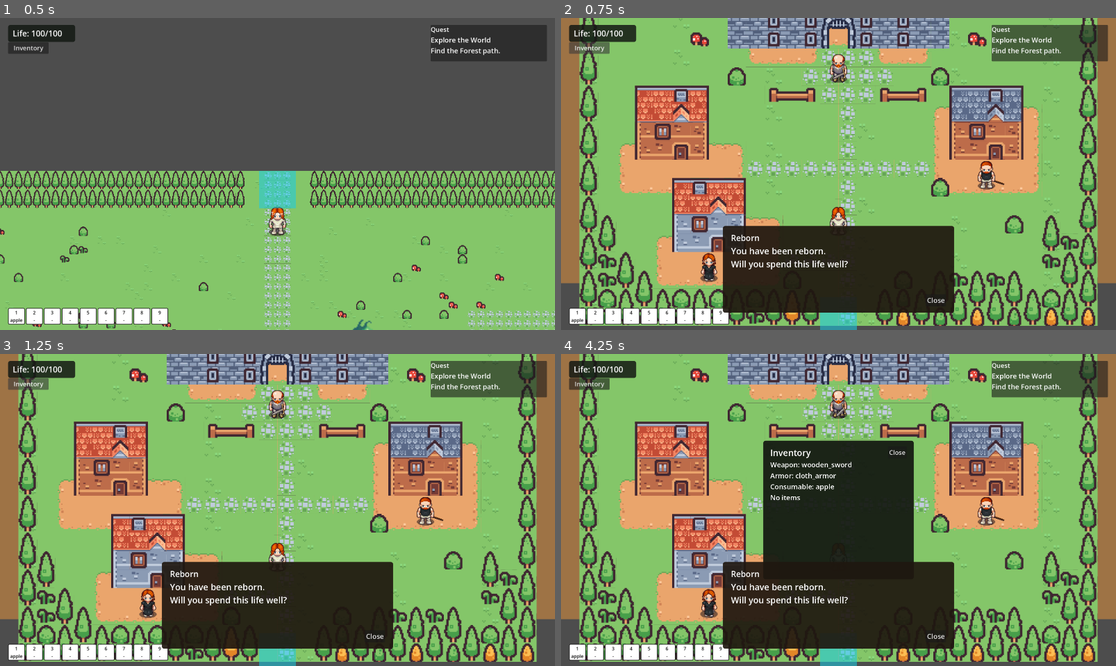
Above: before the commit, frames 1-4 (two rows, left to right).
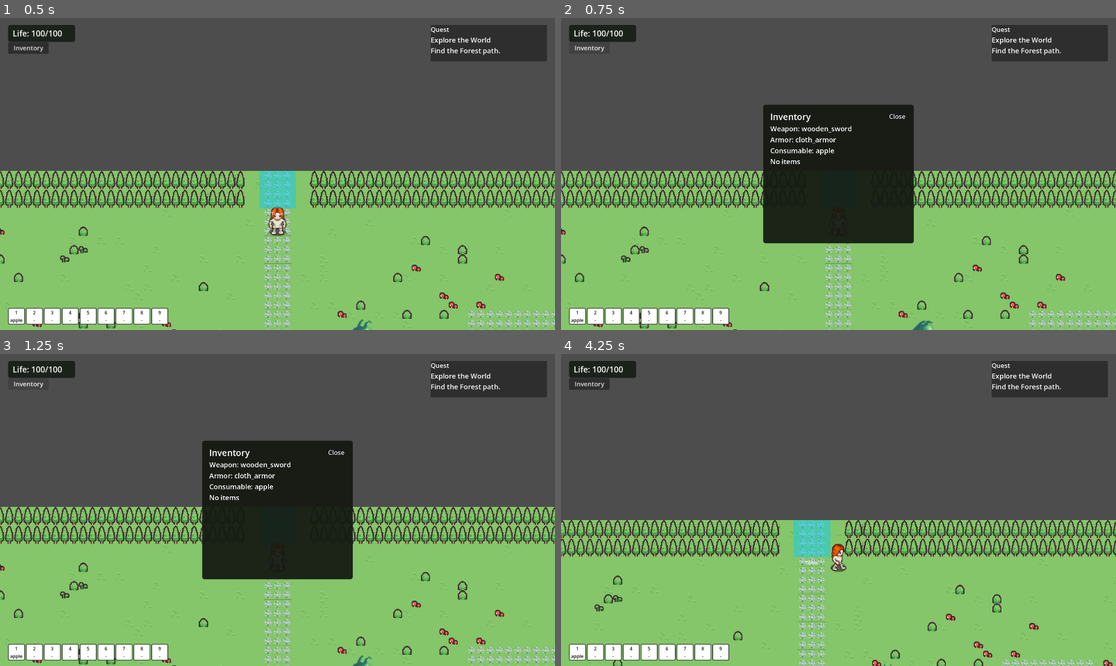
Above: after the commit, the same moments.

Repository: rajahafify/life-well-spent
Game: Godot game, scene res://scenes/field.tscn
Two runs of this game, one before a commit and one after it. Both use one fixed random seed, a clock stepped at 60 frames per second and the inputs below. This scene is started directly instead of the project's main scene.
Inputs (mouse positions are in pixels of both pictures, inside the frame that each line leads up to):
- Up to frame 1 (0.5 s): no input
- Up to frame 2 (0.75 s): click "Inventory" at 0.5 s
- Up to frame 3 (1.25 s): no input
- Up to frame 4 (4.25 s): click "Inventory" at 1.25 s; click "Inventory" at 2 s; click "Inventory" at 2.75 s; tap Enter at 3.5 s; move the mouse to (960, 494) at 3.52 s; tap I at 3.6 s; click (960, 494) at 3.67 s

Frame 1 is identical in both runs. In frame 2, 83% of the frame differs, in the area x 0-100%, y 0-100%; in frame 3, 83%; in frame 4, 85%.

Commit message:
Block HUD clicks from movement
Specs: tests/specs/shared_hud_view_test.gd tests/specs/field_scene_test.gd tests/specs/town_scene_dialog_test.gd

Diff:
--- a/scripts/controllers/field.gd
+++ b/scripts/controllers/field.gd
@@ -165,7 +165,7 @@
 func _physics_process(delta: float) -> void:
 	_update_camera()
 	if Input.is_mouse_button_pressed(MOUSE_BUTTON_LEFT):
-		follow_held_mouse(get_global_mouse_position())
+		follow_held_mouse(get_global_mouse_position(), get_viewport().get_mouse_position())
 	if _pending_npc != null and _pending_npc.is_player_in_talk_range(_player.global_position):
 		var npc := _pending_npc
 		_pending_npc = null
@@ -181,6 +181,8 @@
 
 func _unhandled_input(event: InputEvent) -> void:
 	if event is InputEventMouseButton and event.pressed and event.button_index == MOUSE_BUTTON_LEFT:
+		if _hud_blocks_world_mouse(event.position):
+			return
 		stop_auto_attack()
 		move_player_to(get_global_mouse_position())
 
@@ -246,7 +248,10 @@
 	return true
 
 
-func follow_held_mouse(target: Vector2) -> bool:
+func follow_held_mouse(target: Vector2, screen_position: Vector2 = Vector2.INF) -> bool:
+	var pointer_position := target if screen_position == Vector2.INF else screen_position
+	if _hud_blocks_world_mouse(pointer_position):
+		return false
 	return move_player_to(target)
 
 
@@ -661,6 +666,10 @@
 		_hud.show_quest("Explore the World", QuestSystem.current_main_objective_text(), QuestSystem.current_main_checkpoint_text())
 
 
+func _hud_blocks_world_mouse(screen_position: Vector2) -> bool:
+	return _hud != null and _hud.has_method("blocks_world_mouse_at") and _hud.blocks_world_mouse_at(screen_position)
+
+
 func _reach_forest_guard_checkpoint() -> void:
 	if QuestSystem.has_certification("swordsman_certification"):
 		return
--- a/scripts/controllers/town_scene_controller.gd
+++ b/scripts/controllers/town_scene_controller.gd
@@ -83,7 +83,7 @@
 func _physics_process(_delta: float) -> void:
 	_update_camera()
 	if Input.is_mouse_button_pressed(MOUSE_BUTTON_LEFT):
-		follow_held_mouse(get_global_mouse_position())
+		follow_held_mouse(get_global_mouse_position(), get_viewport().get_mouse_position())
 	if _pending_npc != null and _pending_npc.is_player_in_talk_range(_player.global_position):
 		var npc := _pending_npc
 		_pending_npc = null
@@ -92,6 +92,8 @@
 
 func _unhandled_input(event: InputEvent) -> void:
 	if event is InputEventMouseButton and event.pressed and event.button_index == MOUSE_BUTTON_LEFT:
+		if _hud_blocks_world_mouse(event.position):
+			return
 		move_player_to(get_global_mouse_position())
 
 
@@ -122,7 +124,10 @@
 	return true
 
 
-func follow_held_mouse(target: Vector2) -> bool:
+func follow_held_mouse(target: Vector2, screen_position: Vector2 = Vector2.INF) -> bool:
+	var pointer_position := target if screen_position == Vector2.INF else screen_position
+	if _hud_blocks_world_mouse(pointer_position):
+		return false
 	return move_player_to(target)
 
 
@@ -197,6 +202,10 @@
 		_hud.set_life(player_stats.max_hp, player_stats.max_hp)
 
 
+func _hud_blocks_world_mouse(screen_position: Vector2) -> bool:
+	return _hud != null and _hud.has_method("blocks_world_mouse_at") and _hud.blocks_world_mouse_at(screen_position)
+
+
 func _player_movement() -> CharacterMovement:
 	return _player.get_node_or_null("Sprite") as CharacterMovement
 
--- a/scripts/views/shared_hud_view.gd
+++ b/scripts/views/shared_hud_view.gd
@@ -66,6 +66,14 @@
 		_inventory_window.visible = false
 
 
+func blocks_world_mouse_at(screen_position: Vector2) -> bool:
+	ensure_ready()
+	for control in [_inventory_button, _inventory_window, _quest_window, _shortcut_bar]:
+		if _visible_control_contains(control, screen_position):
+			return true
+	return false
+
+
 func _unhandled_input(event: InputEvent) -> void:
 	if not (event is InputEventKey) or not event.pressed or event.echo:
 		return
@@ -85,6 +93,10 @@
 		_inventory_button.pressed.connect(toggle_inventory_window)
 	if _inventory_window and _inventory_window.has_signal("close_requested") and not _inventory_window.close_requested.is_connected(close_inventory_window):
 		_inventory_window.close_requested.connect(close_inventory_window)
+
+
+func _visible_control_contains(control: Control, screen_position: Vector2) -> bool:
+	return control != null and control.visible and control.get_global_rect().has_point(screen_position)
 
 
 func _is_inventory_key(event: InputEventKey) -> bool:
--- a/tests/specs/field_scene_test.gd
+++ b/tests/specs/field_scene_test.gd
@@ -563,6 +563,17 @@
 	assert_eq(target, movement.destination)
 
 
+func test_inventory_button_area_blocks_player_movement() -> void:
+	if root == null:
+		return
+	var button := root.get_node("UI/InventoryButton") as Button
+	var movement = root.get_node("Player/Sprite")
+	movement._ready()
+	var target := button.position + (button.size * 0.5)
+	assert_false(root.follow_held_mouse(target))
+	assert_false(movement.moving)
+
+
 func test_far_forest_guard_click_moves_player_before_dialog() -> void:
 	if root == null:
 		return
--- a/tests/specs/shared_hud_view_test.gd
+++ b/tests/specs/shared_hud_view_test.gd
@@ -70,6 +70,16 @@
 	assert_true(window.visible)
 
 
+func test_inventory_button_blocks_world_mouse_input() -> void:
+	if hud == null:
+		return
+	var button := hud.get_node("InventoryButton") as Button
+	var inside := button.position + (button.size * 0.5)
+	var outside := Vector2(button.position.x + button.size.x + 200.0, button.position.y + button.size.y + 200.0)
+	assert_true(hud.blocks_world_mouse_at(inside))
+	assert_false(hud.blocks_world_mouse_at(outside))
+
+
 func test_shortcut_bar_renders_nine_slots_and_number_keys_emit_slot() -> void:
 	if hud == null or inventory == null:
 		return
--- a/tests/specs/town_scene_dialog_test.gd
+++ b/tests/specs/town_scene_dialog_test.gd
@@ -273,6 +273,16 @@
 	assert_true(movement.moving)
 
 
+func test_inventory_button_area_blocks_player_movement() -> void:
+	_close_start_dialog()
+	var button := root.get_node("UI/InventoryButton") as Button
+	var movement: CharacterMovement = root.get_node("Player/Sprite") as CharacterMovement
+	movement._ready()
+	var target := button.position + (button.size * 0.5)
+	assert_false(root.follow_held_mouse(target))
+	assert_false(movement.moving)
+
+
 func test_dialog_blocks_player_movement() -> void:
 	_close_start_dialog()
 	var movement: CharacterMovement = root.get_node("Player/Sprite") as CharacterMovement
Not shown, changed: README.md
Not shown, changed: docs/STATUS.md
Not shown, changed: llm-wiki/log.md
Not shown, changed: llm-wiki/scenes/field.md
Not shown, changed: llm-wiki/scenes/town-hub.md
Not shown, changed: prototype/components/Field.md
Not shown, changed: prototype/components/town.md
Not shown, changed: prototype/game-systems.md
